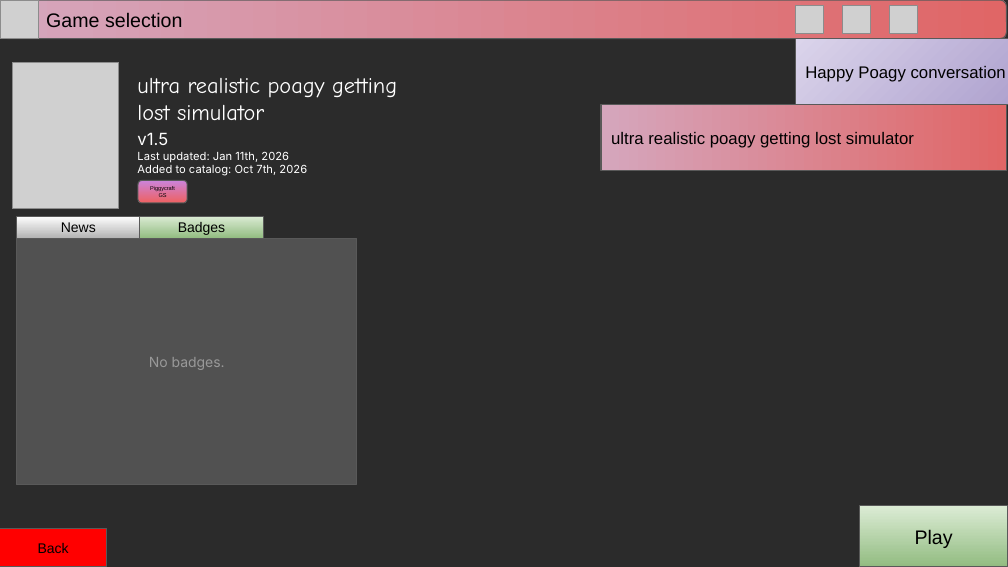
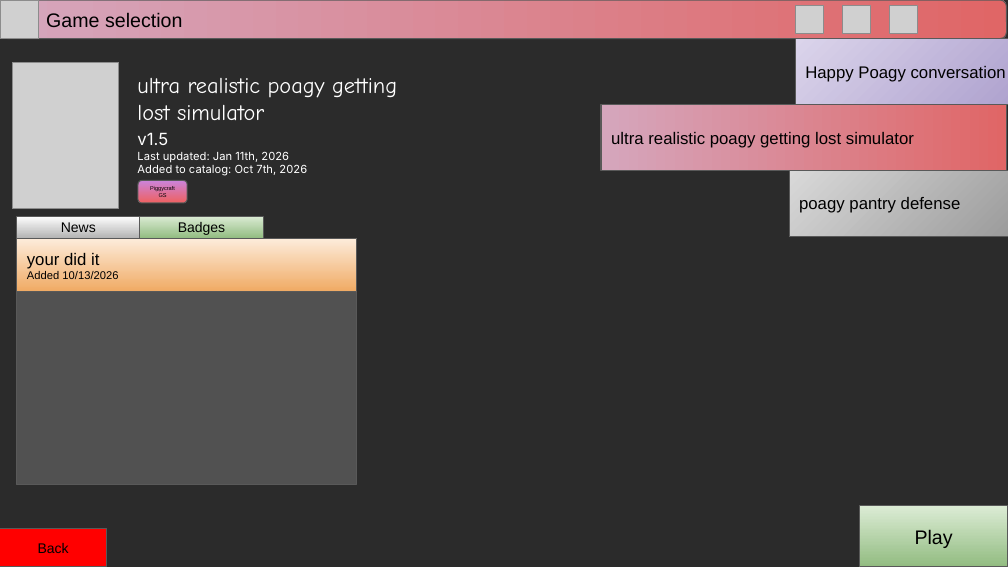
Before and after one commit to RitPigDev/poagy.gs-plus, a slide deck: slide 5 of poagy.gs+.pptx. Drawn at 1008x567 pixels with LibreOffice and Linux fonts; fonts in the diff are those of the drawing; grey boxes stand for pictures; background and template pictures are left out; a plain dark background stands for a picture behind light text. Boxes give left, top, right and bottom in pixels: in the first picture for what was removed or moved away, otherwise in the second. Text is boxed around its words. In the diff, an @@ line names an element or a change of style, - is before the commit and + after.

```diff
--- a/poagy.gs+.pptx
+++ b/poagy.gs+.pptx
@@ rectangle added at bbox=[789, 170, 1008, 236], fill gradient #D9D9D9 to #737373, outline #595959 0.75 pt, 12 pt, text #000000 @@
+poagy pantry defense
@@ rectangle added at bbox=[17, 239, 357, 292], fill gradient #FDECDB to #F0AA63, outline #595959 0.75 pt, 8 pt, text #000000 @@
+your did it
+Added 10/13/2026
@@ text in rectangle at bbox=[149, 357, 225, 370]: text removed @@
-No badges.
```
Also in this commit, not shown: 7 other slides changed, 2 slides added.
